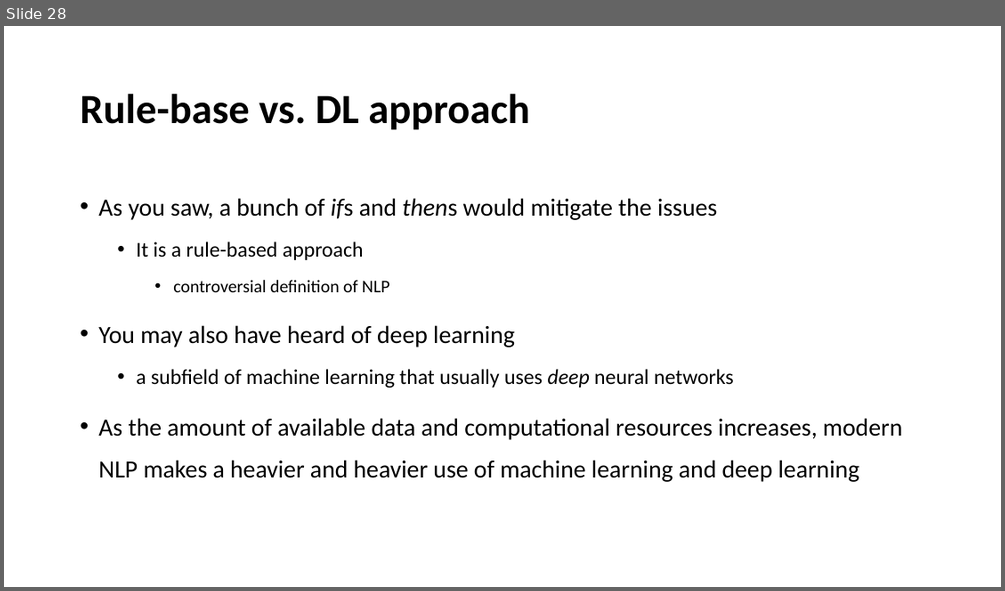
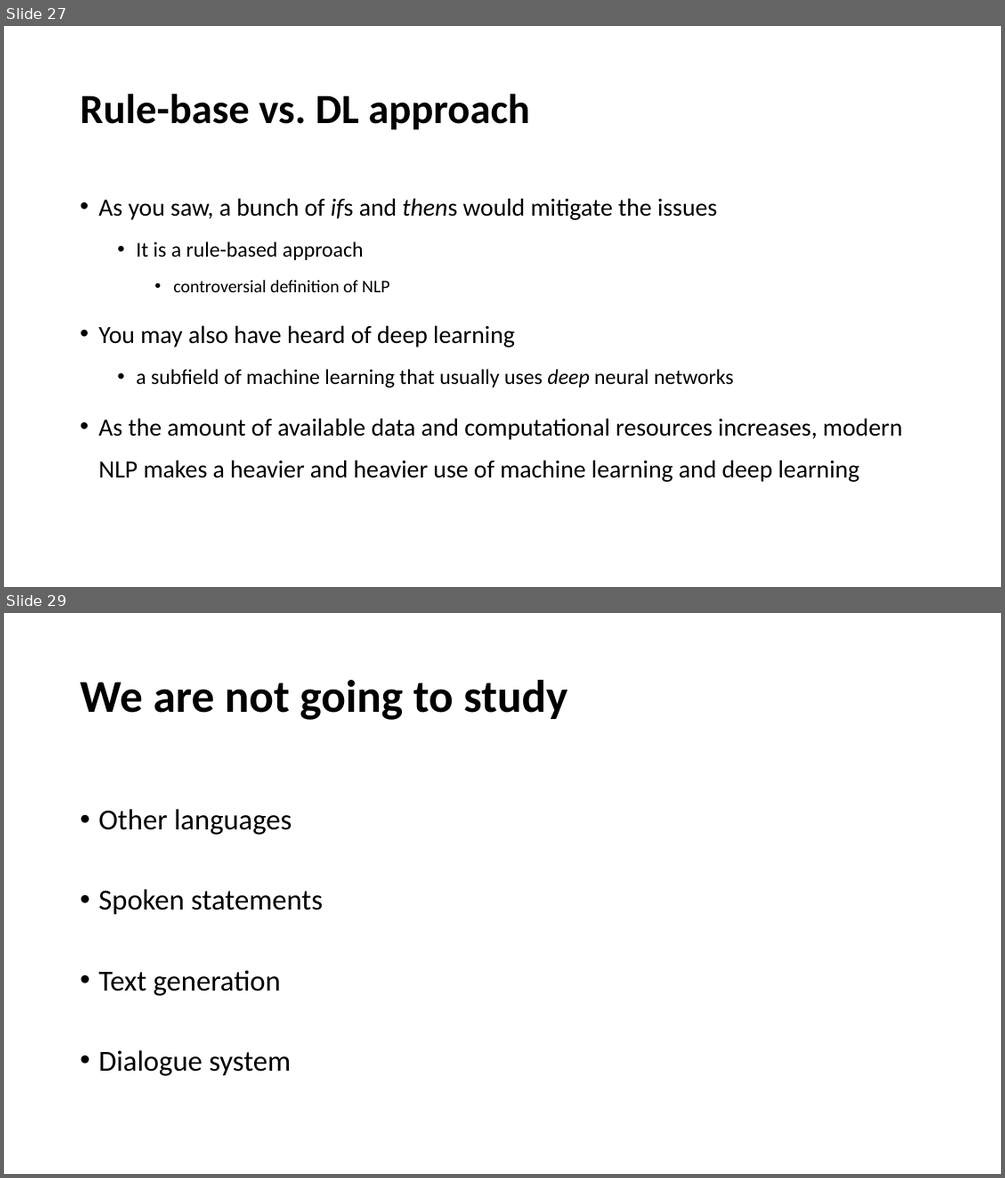
Before and after one commit to YeabinMoonEcon/BUS211, a slide deck: BUS243_NLP/lecture_notes/Lecture1.pptx. Shown one above the other, each under a label of ours: slide 28 before the commit, slides 27 and 29 after it; the slides between them are not shown. The pictures are 1005x591 and 1005x1178 pixels, drawn with LibreOffice and Linux fonts; fonts in the diff are those of the drawing. Boxes give left, top, right and bottom in pixels: in the first picture for what was removed or moved away, otherwise in the second. Text is boxed around its words. In the diff, an @@ line names an element or a change of style, - is before the commit and + after.

```diff
--- a/BUS243_NLP/lecture_notes/Lecture1.pptx
+++ b/BUS243_NLP/lecture_notes/Lecture1.pptx
@@ slide 29 added at box(4, 613, 1001, 1174), background #FFFFFF @@
@@ title added at box(80, 680, 567, 720), 44 pt, text #000000, bold @@
+We are not going to study
@@ text added at box(98, 809, 323, 1076), 28 pt, text #000000 @@
+• Other languages
+• Spoken statements
+• Text generation
+• Dialogue system
@@ what was slide 28 is now slide 27 @@
```
Also in this commit, not shown: 1 slide changed, 5 other slides added, 2 slides removed.
